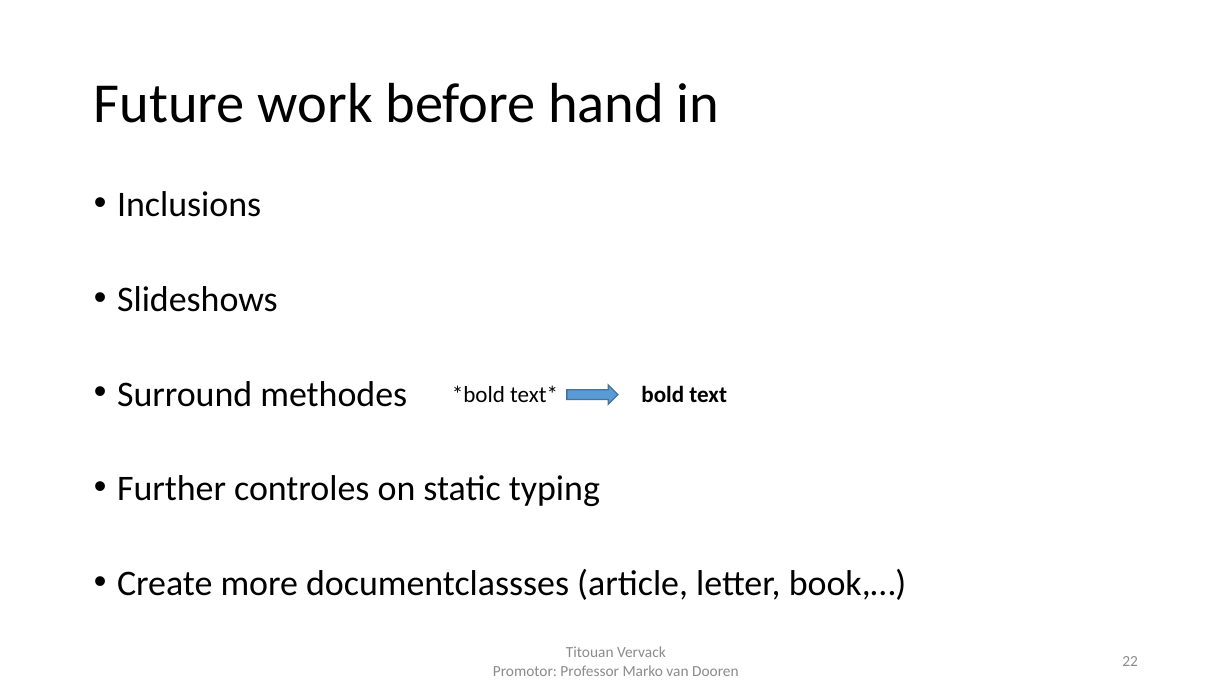
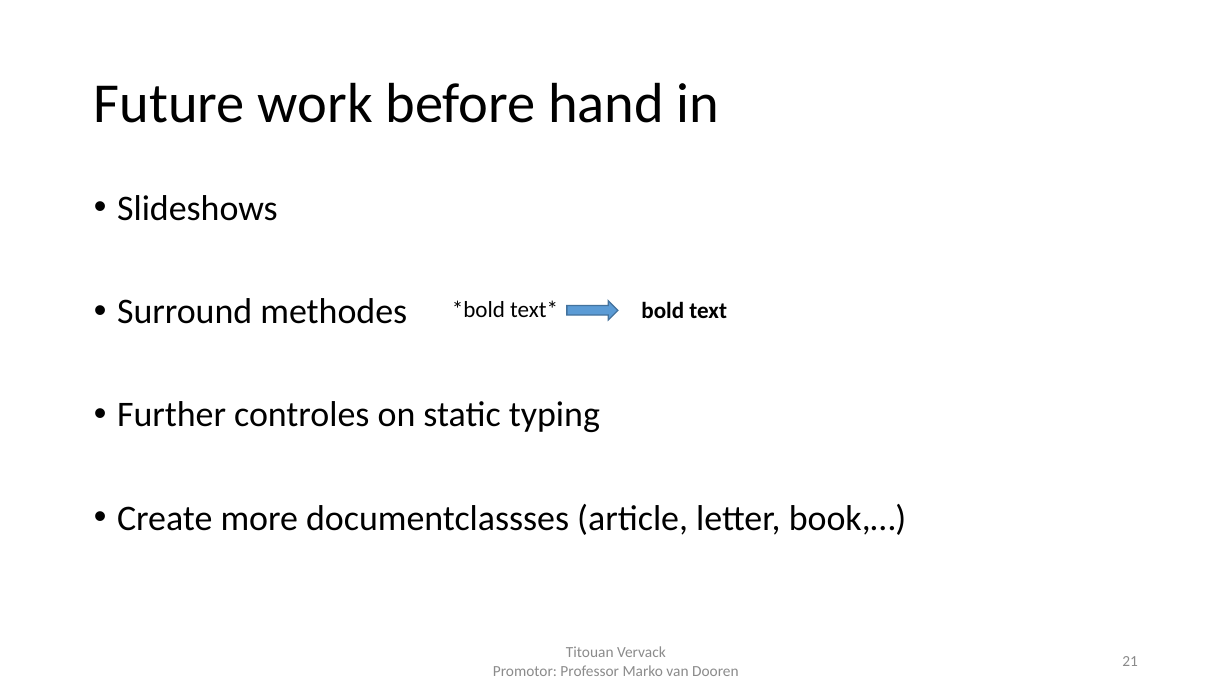
Before and after one commit to FlashYoshi/neio, a slide deck: slide 21 of presentation/Intermediate Presentation.pptx (slide 22 before the commit). Drawn at 1232x693 pixels with LibreOffice and Linux fonts; fonts in the diff are those of the drawing. Boxes give left, top, right and bottom in pixels: in the first picture for what was removed or moved away, otherwise in the second. Text is boxed around its words. In the diff, an @@ line names an element or a change of style, - is before the commit and + after.

```diff
--- a/presentation/Intermediate Presentation.pptx
+++ b/presentation/Intermediate Presentation.pptx
@@ text "Slideshows" at bbox=[117, 195, 907, 535]: line spacing 0.8 to 0.9 @@
@@ text at bbox=[117, 191, 261, 217]: paragraph removed @@
-• Inclusions
@@ 2 texts, 1 right arrow: place and size @@
-2 texts, 1 right arrow at bbox=[452, 385, 727, 405]
+2 texts, 1 right arrow at bbox=[452, 300, 727, 320]
@@ page number at bbox=[1122, 656, 1138, 666]: text changed @@
-22
+21
```
Also in this commit, not shown: 1 slide removed, 1 other file.
